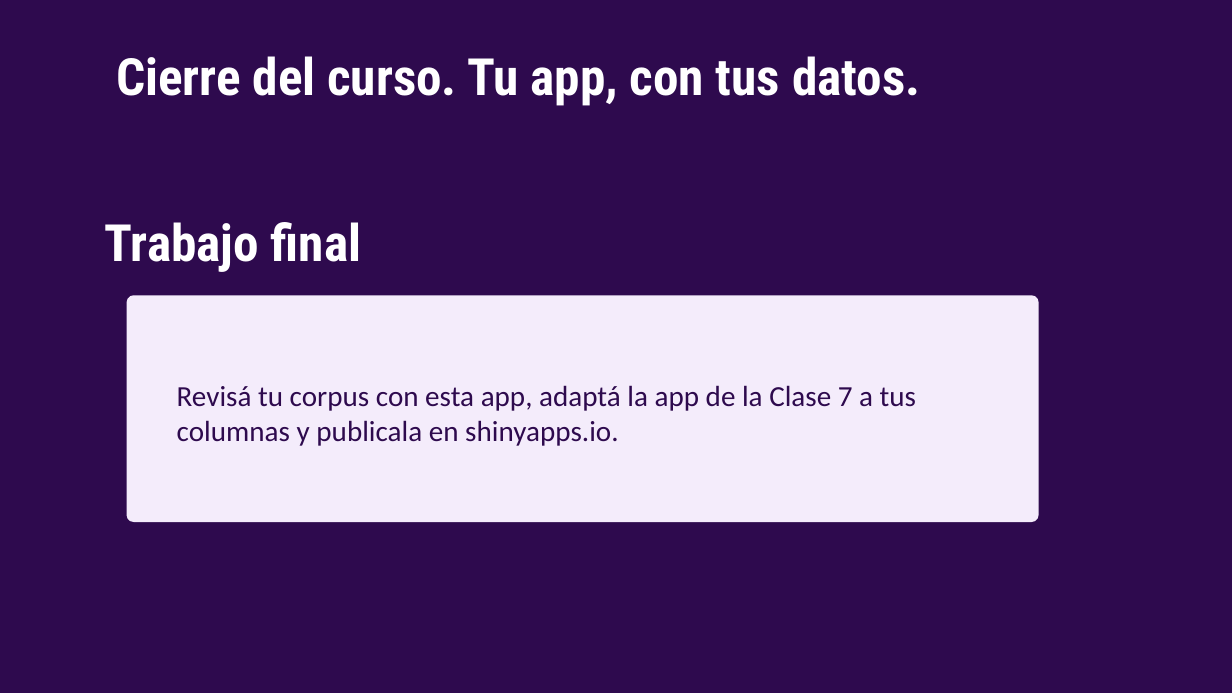
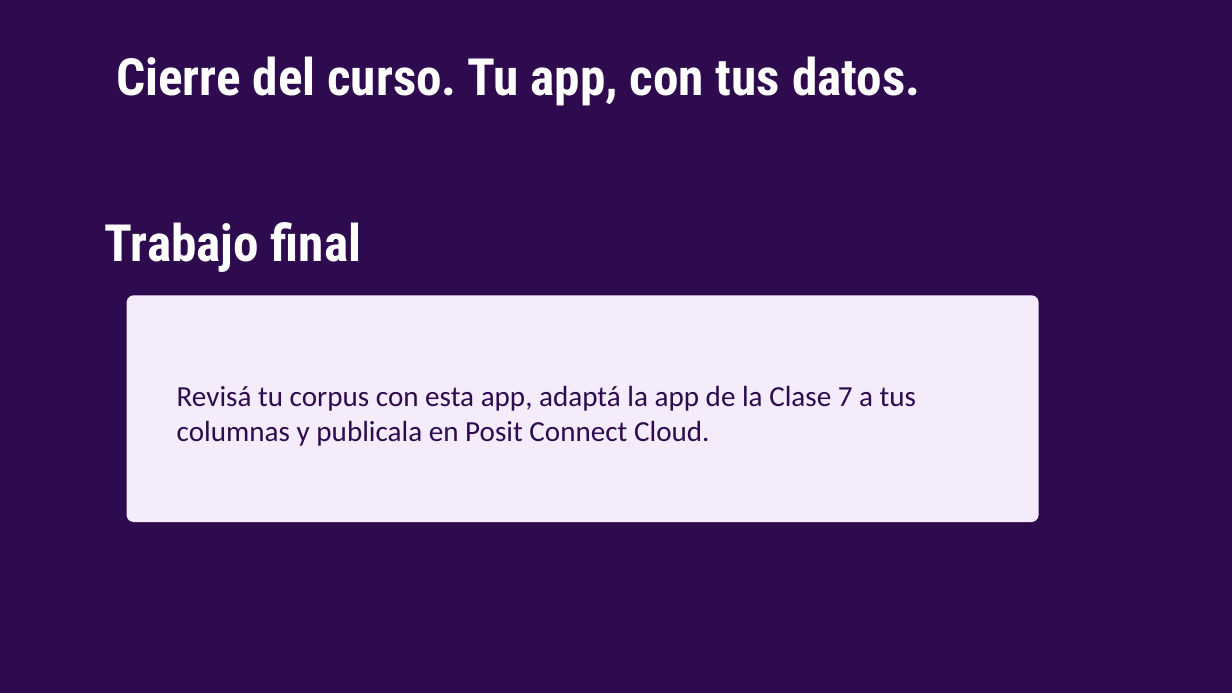
Before and after one commit to nahura99/visualizacion_datos_shiny, a slide deck: slide 11 of revisor_corpus/clase_extra.pptx. Drawn at 1232x693 pixels with LibreOffice and Linux fonts; fonts in the diff are those of the drawing. Boxes give left, top, right and bottom in pixels: in the first picture for what was removed or moved away, otherwise in the second. Text is boxed around its words. In the diff, an @@ line names an element or a change of style, - is before the commit and + after.

Commit message:
Sumar GitHub como desafío opcional y publicar en Posit Connect Cloud
- Clase 1 explica cómo trabajar en un proyecto de RStudio y suma dos láminas
  y una sección de primeros_pasos.R con GitHub como desafío opcional.
- Clase 7 publica en Posit Connect Cloud con rsconnect en lugar de
  shinyapps.io (deploy.R y láminas).
- Clase Extra y README actualizados a Posit Connect Cloud.

```diff
--- a/revisor_corpus/clase_extra.pptx
+++ b/revisor_corpus/clase_extra.pptx
@@ text at (x1=177, y1=385, x2=916, y2=446): text changed @@
-Revisá tu corpus con esta app, adaptá la app de la Clase 7 a tus columnas y publicala en shinyapps.io.
+Revisá tu corpus con esta app, adaptá la app de la Clase 7 a tus columnas y publicala en Posit Connect Cloud.
```
Also in this commit, not shown: 1 other slide changed, 5 other files.
